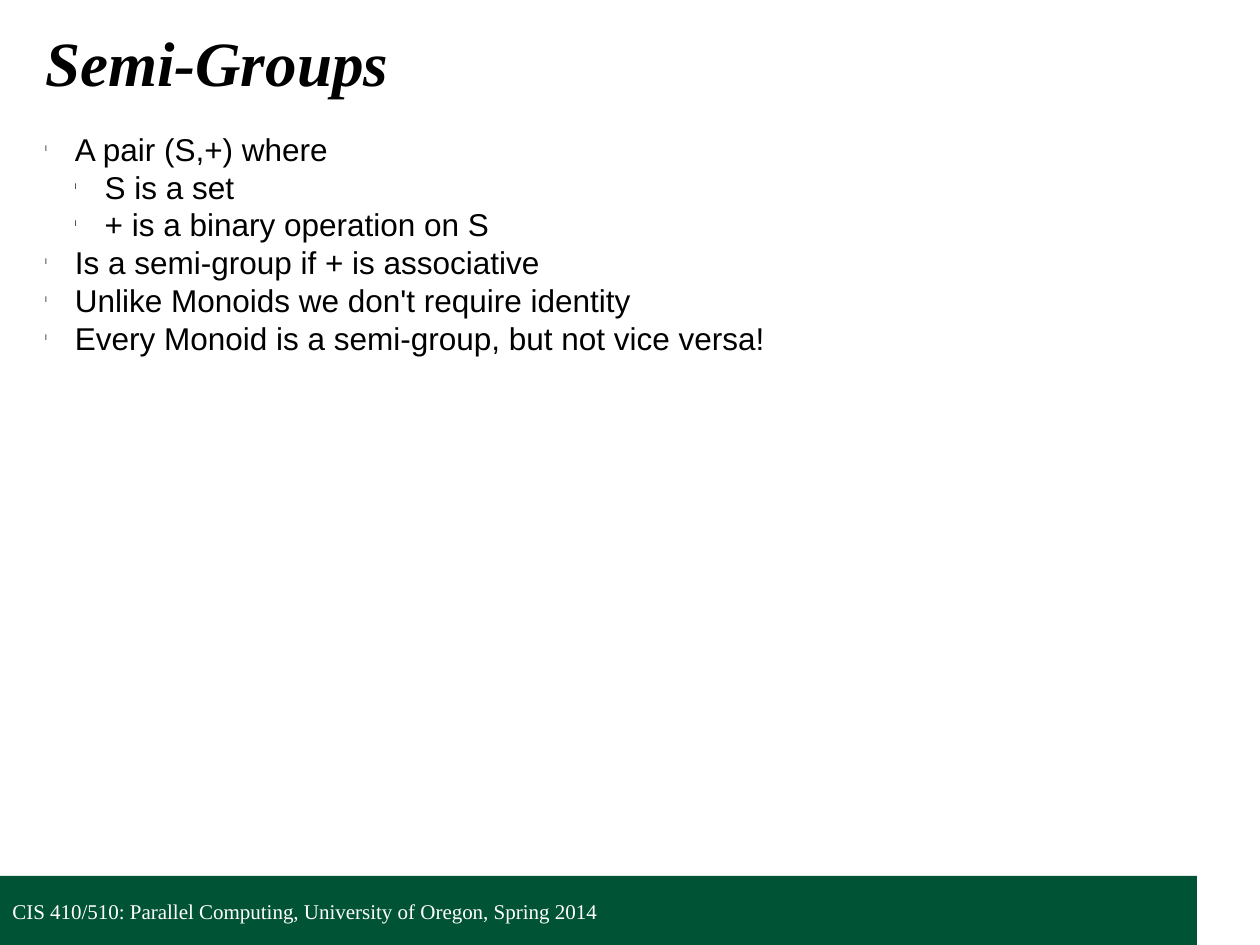
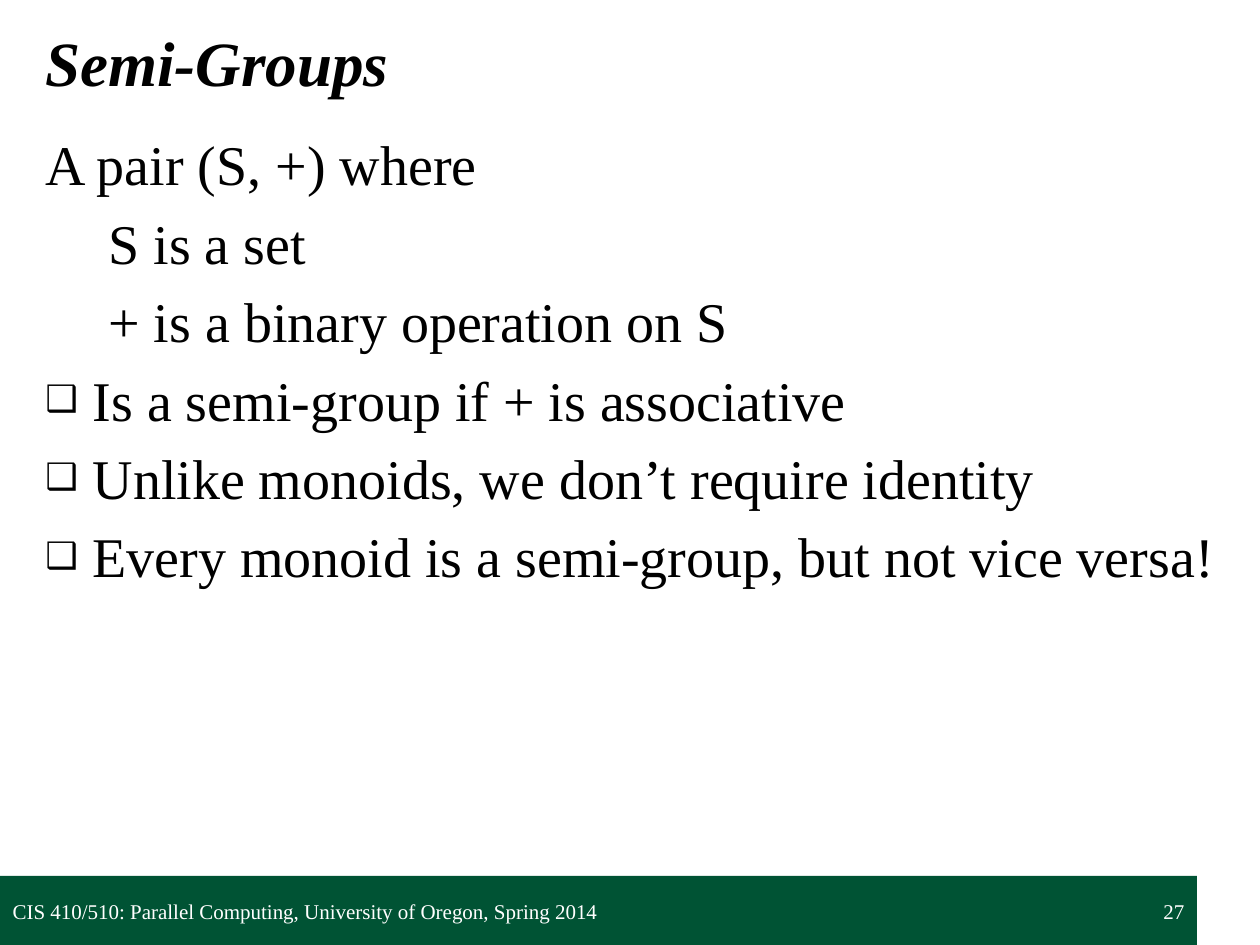
Before and after one commit to UOregonParallel/CourseMaterials, a slide deck: slide 27 of lecture_content/classSlides/2_collectivesPattern/collectivesPattern.pptx. Drawn at 1260x945 pixels with LibreOffice and Linux fonts; fonts in the diff are those of the drawing; background and template pictures are left out. Boxes give left, top, right and bottom in pixels: in the first picture for what was removed or moved away, otherwise in the second. Text is boxed around its words. In the diff, an @@ line names an element or a change of style, - is before the commit and + after.

Commit message:
Re-formatted collectives presentation, added PDF versions of all lectures for ease in review process.

```diff
--- a/lecture_content/classSlides/2_collectivesPattern/collectivesPattern.pptx
+++ b/lecture_content/classSlides/2_collectivesPattern/collectivesPattern.pptx
@@ text at <box>45,146,477,196</box>: text changed; size 18 to 32 pt; font Arial to Times New Roman @@
-l A pair (S,+) where
+A pair (S, +) where
@@ text at <box>93,227,846,431</box>: size 18 to 32 pt, font Arial to Times New Roman in "S is a set", "+ is a binary operation on S", "Is a semi-group if + is associative"; bullet l to none; list level 2 to 1 in "S is a set"; list level 2 to 1 in "+ is a binary operation ..."; bullet l to ❑; more space between paragraphs @@
@@ text at <box>93,460,1214,588</box>: text changed; size 18 to 32 pt; font Arial to Times New Roman @@
-l Unlike Monoids we don't require identity
-l Every Monoid is a semi-group, but not vice versa!
+❑ Unlike monoids, we don’t require identity
+❑ Every monoid is a semi-group, but not vice versa!
@@ page number added at <box>1163,905,1184,919</box>, 12 pt, text #FFFFFF @@
+27
```
Also in this commit, not shown: 37 other slides changed, 2 slides added, 2 slides removed, 3 other files.
